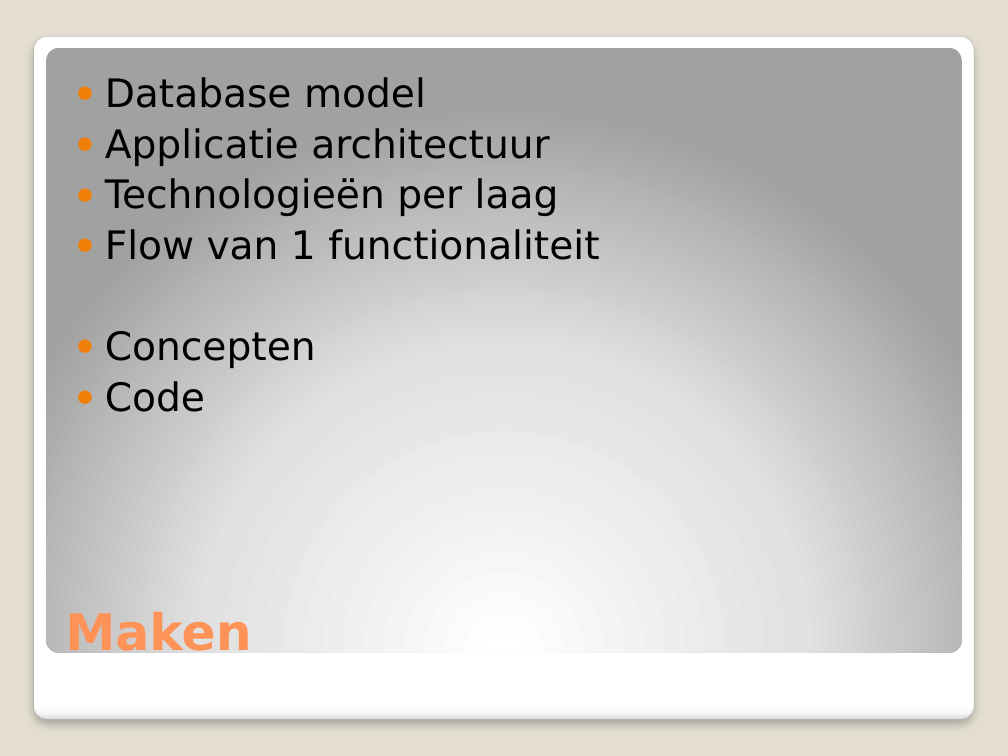
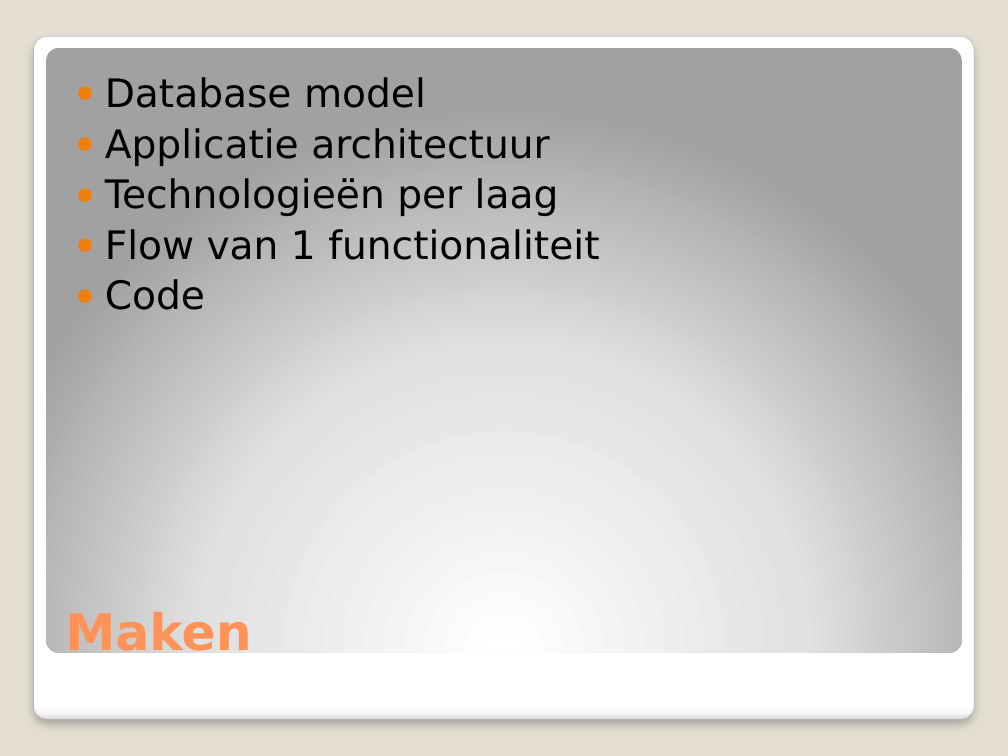
Before and after one commit to ACPartners/TimeRegistrationDemo, a slide deck: slide 9 of Presentations/Creating a new application.pptx (slide 10 before the commit). Drawn at 1008x756 pixels with LibreOffice and Linux fonts; fonts in the diff are those of the drawing. Boxes give left, top, right and bottom in pixels: in the first picture for what was removed or moved away, otherwise in the second. Text is boxed around its words. In the diff, an @@ line names an element or a change of style, - is before the commit and + after.

Commit message:
update presentation

```diff
--- a/Presentations/Creating a new application.pptx
+++ b/Presentations/Creating a new application.pptx
@@ text at <box>105,331,316,368</box>: paragraph removed @@
-● Concepten
```
Also in this commit, not shown: 1 slide removed.
